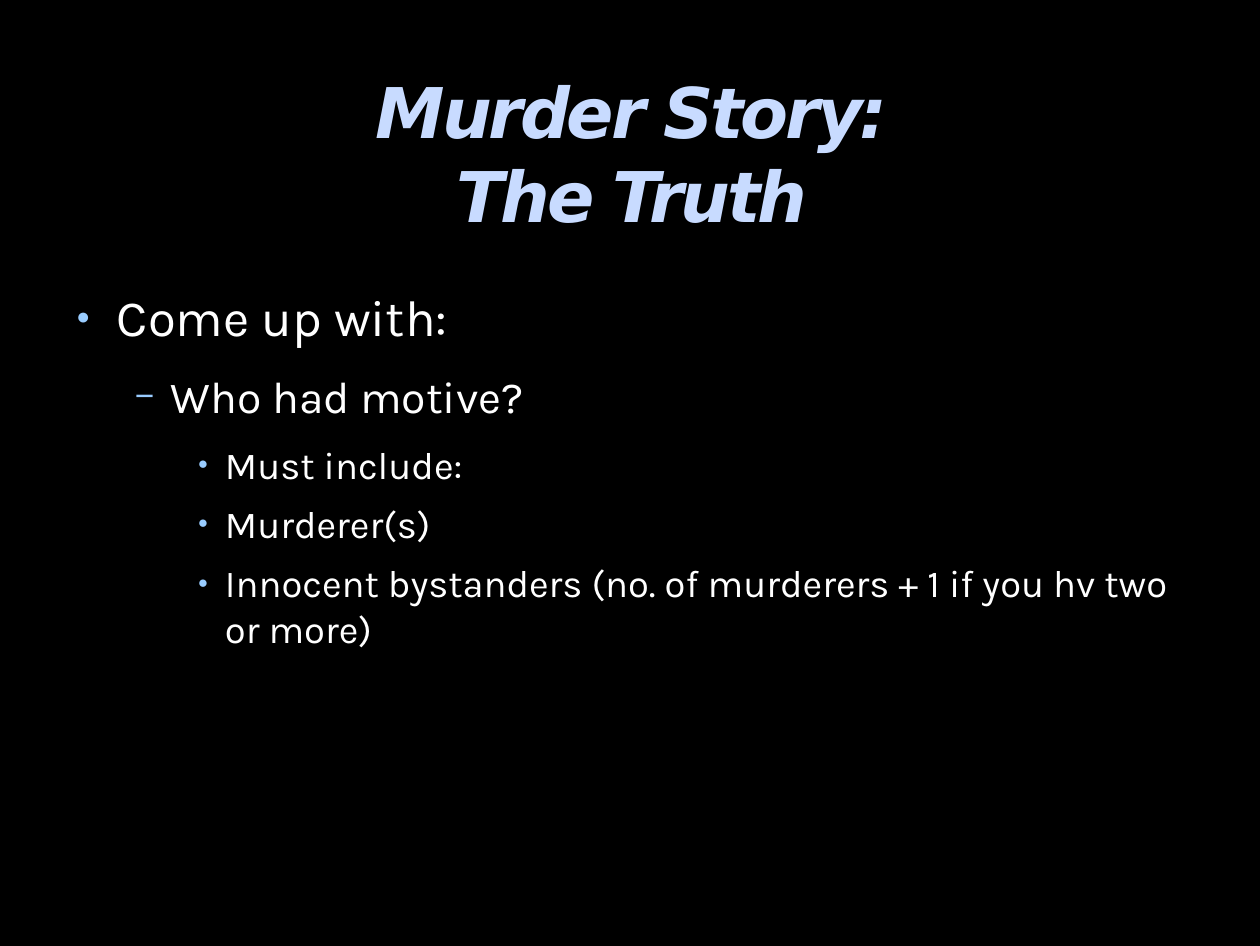
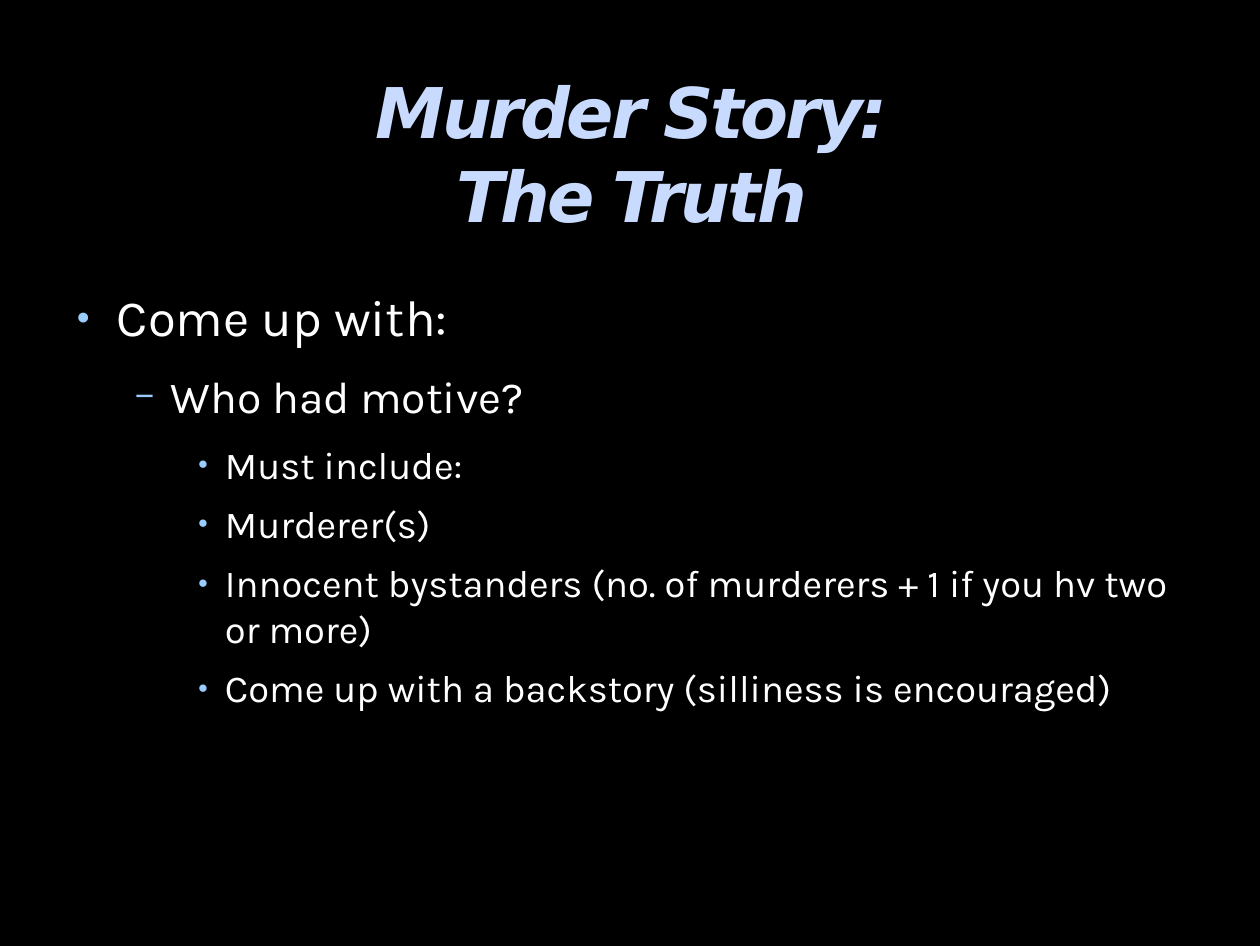
Before and after one commit to theodoreOnzGit/cellResources, a slide deck: slide 10 of iceBreaker/longGames/murderMystery/murderMysteryStoryTemplate.odp. Drawn at 1260x946 pixels with LibreOffice and Linux fonts; fonts in the diff are those of the drawing; background and template pictures are left out. Boxes give left, top, right and bottom in pixels: in the first picture for what was removed or moved away, otherwise in the second. Text is boxed around its words. In the diff, an @@ line names an element or a change of style, - is before the commit and + after.

Commit message:
murder mystery updated

```diff
--- a/iceBreaker/longGames/murderMystery/murderMysteryStoryTemplate.odp
+++ b/iceBreaker/longGames/murderMystery/murderMysteryStoryTemplate.odp
@@ text at (225, 674, 1111, 712): paragraph added @@
+    ● Come up with a backstory (silliness is encouraged)
```
Also in this commit, not shown: 7 other slides changed, 6 other files.
